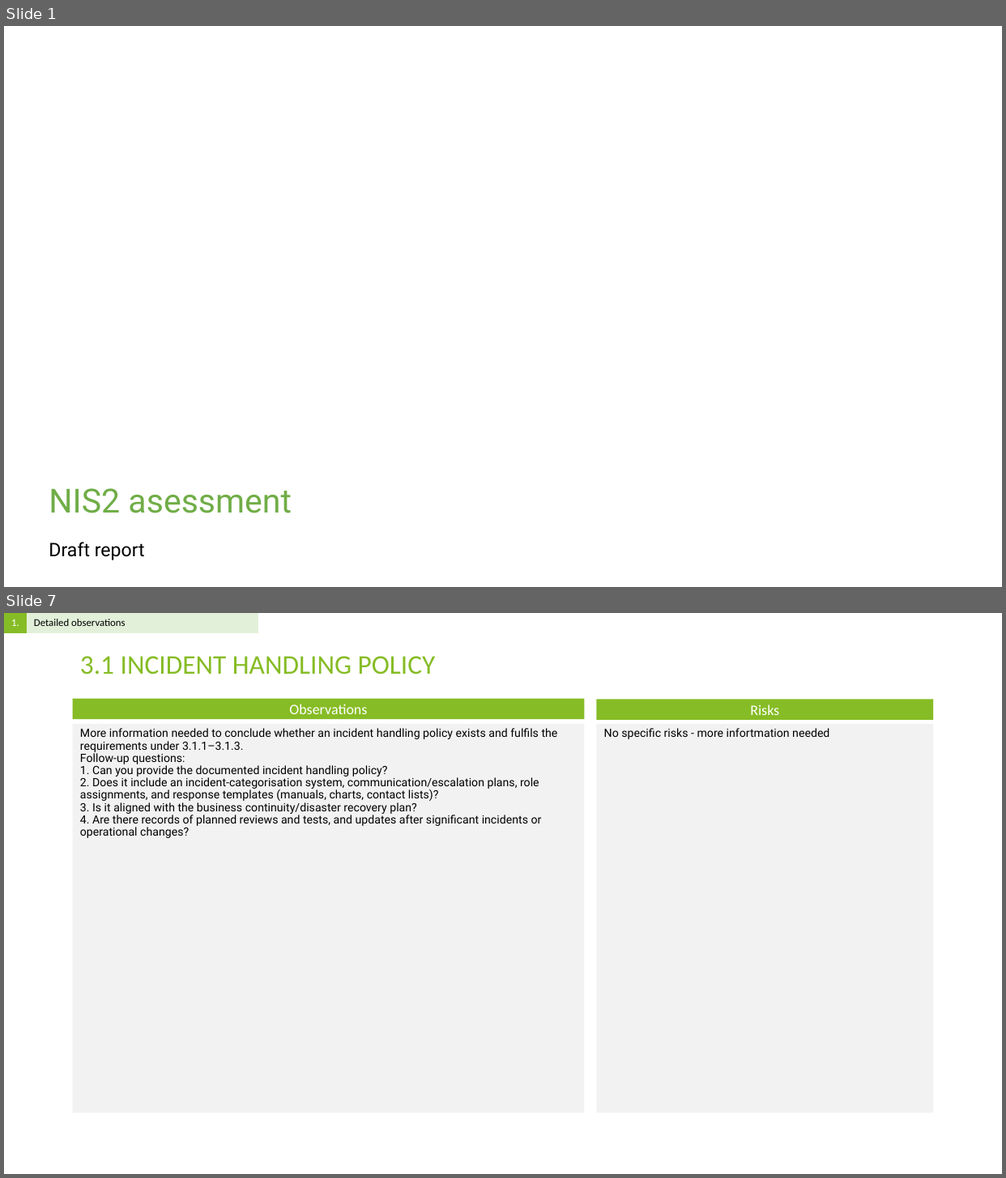
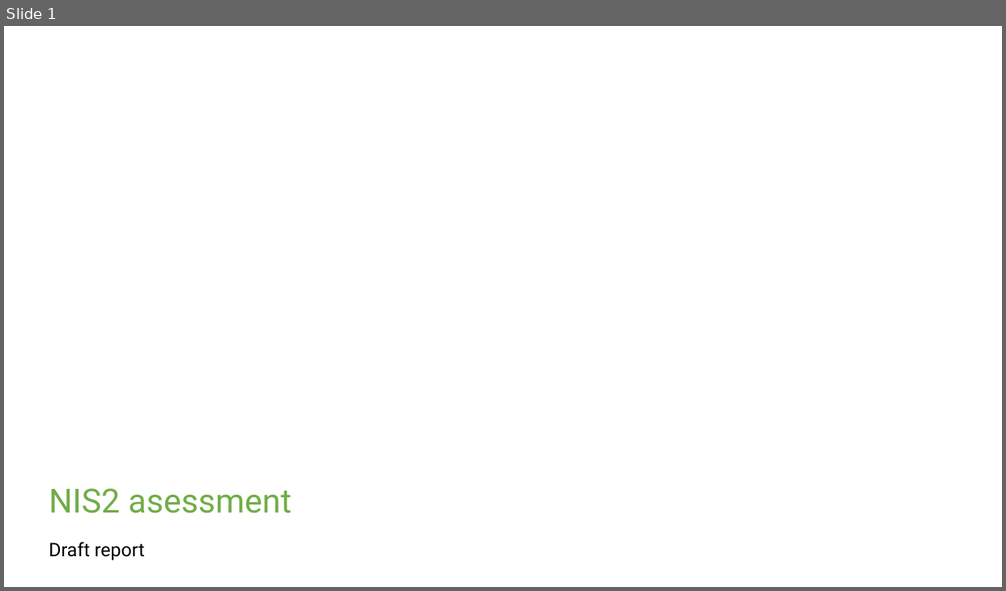
Before and after one commit to Rokas01/tprm, a slide deck: filename.pptx. Shown one above the other, each under a label of ours: slides 1 and 7 before the commit, slide 1 after it; the slides between them are not shown. The pictures are 1006x1178 and 1006x591 pixels, drawn with LibreOffice and Linux fonts; fonts in the diff are those of the drawing; background and template pictures are left out. Boxes give left, top, right and bottom in pixels: in the first picture for what was removed or moved away, otherwise in the second. Text is boxed around its words. In the diff, an @@ line names an element or a change of style, - is before the commit and + after.

```diff
--- a/filename.pptx
+++ b/filename.pptx
@@ slide 7 removed at <box>4,613,1002,1174</box>, background #FFFFFF @@
@@ table removed at <box>4,613,258,633</box>, 1 rows, 2 columns @@
-1. | Detailed observations
@@ title removed at <box>80,656,436,675</box> @@
-3.1 INCIDENT HANDLING POLICY
@@ rectangle removed at <box>73,698,585,719</box> @@
-Observations
@@ rectangle removed at <box>597,699,934,720</box> @@
-Risks
@@ text removed at <box>73,724,585,1113</box> @@
-More information needed to conclude whether an incident handling policy exists and fulfils the requirements under 3.1.1–3.1.3.
-Follow-up questions:
-1. Can you provide the documented incident handling policy?
-2. Does it include an incident‐categorisation system, communication/escalation plans, role assignments, and response templates (manuals, charts, contact lists)?
-3. Is it aligned with the business continuity/disaster recovery plan?
-4. Are there records of planned reviews and tests, and updates after significant incidents or operational changes?
@@ text removed at <box>597,724,934,1113</box> @@
-No specific risks - more infortmation needed
```
Also in this commit, not shown: 4 slides changed, 21 other slides removed, 1 other file.
